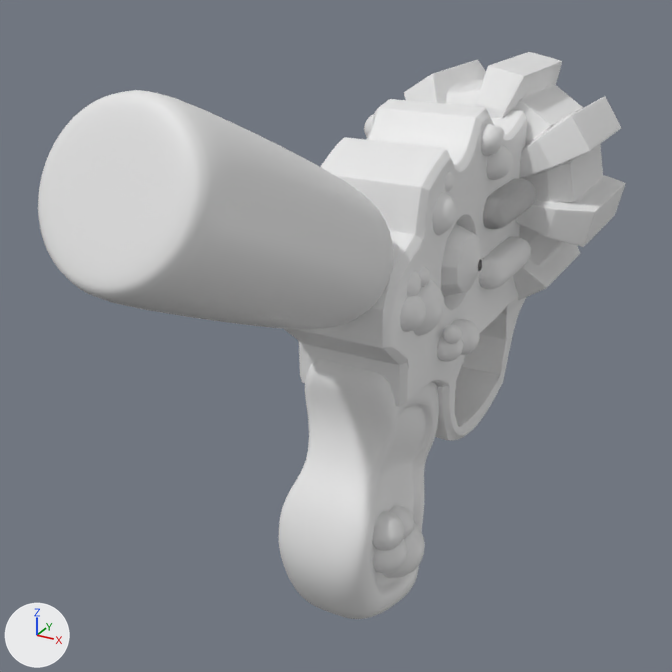
The Blender file Arte Pop/Blender/arma2 B.blend as it was, and as the next commit left it.
Rendered twice from a camera (50 mm lens) standing at (0.0726, -0.1556, 0.0663) and looking at (-0.0103, -0.0047, -0.0091). The lights are fixed; the arrows at lower left show +X, +Y and +Z.
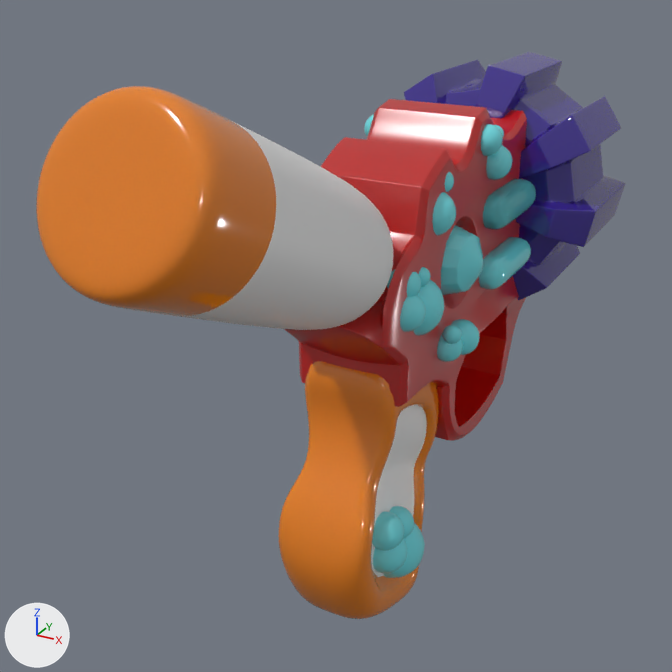
Commit message: Arma borbujistica

The change, as a diff of the scene's bpy script:
```diff
--- a/Arte Pop/Blender/arma2 B.blend.py
+++ b/Arte Pop/Blender/arma2 B.blend.py
@@ mat_arma_2 @@
+mat_arma_2 = principled_material('Arma 2')
+mat_arma_2.base_color = (0.0353, 0.0143, 0.268)  # blue #35208d
+mat_arma_2.roughness = 0.0127
+mat_arma_2.specular_ior_level = 1.0
@@ mat_arma_1 @@
+mat_arma_1 = principled_material('ARMA 1')
+mat_arma_1.base_color = (0.498, 0.00153, 0.0)  # red #bb0500
+mat_arma_1.roughness = 0.282
+mat_arma_1.specular_ior_level = 1.0
@@ me_cube_003 @@
 me_cube_003.from_pydata(...)  # 88 vertices, 79 faces; spans x 0.0..0.047, y -0.142..0.023, z -0.171..0.094
 # used by ob_cube; location = (0.0, 0.0, -0.0272); scale = (0.209, 0.236, 0.236)
+# me_cube_003 part 1: 25 of the faces centred in x 0.012..0.047, y -0.071..0.019, z -0.166..-0.03 switch from no material to mat_arma_3 (orange #e77d00)
+# me_cube_003 part 2: 24 of the faces centred in x 0.012..0.047, y -0.132..-0.072, z -0.134..0.061 switch from no material to mat_arma_3 (orange #e77d00)
+# me_cube_003 part 3: 7 of the faces centred in x 0.012..0.047, y -0.037..0.021, z 0.04..0.084 switch from no material to mat_arma_3 (orange #e77d00)
+# me_cube_003 part 4: 4 of the faces centred in x 0.012..0.047, y 0.004..0.022, z 0.003..0.015 switch from no material to mat_arma_3 (orange #e77d00)
+# me_cube_003 part 5: 2 of the faces centred in x 0.012..0.033, y -0.07, z 0.089 switch from no material to mat_arma_3 (orange #e77d00)
@@ me_plane @@
 # used by ob_plane; location = (0.0, -0.0142, -0.0094); scale = (0.0429, 0.0429, 0.0632)
-me_plane.from_pydata(...)  # 225 vertices, 196 faces; spans x 0.0..0.37, y -0.28..1.67, z -0.46..0.7
+me_plane.from_pydata(...)  # 240 vertices, 214 faces; spans x 0.0..0.38, y -0.31..1.67, z -0.46..0.7
+# me_plane part 6: 6 vertices moved from x 0.24..0.36, y 0.42..0.69, z -0.15..0.28 to x 0.16..0.36, y 0.4..0.69, z -0.15..0.3; 8 vertices removed from x 0.21..0.37, y 0.42..0.57, z 0.13..0.28; 17 vertices added at x 0.0..0.38, y 0.4..0.96, z -0.01..0.3
+# me_plane part 7: 3 vertices moved from x 0.0, y -0.27..-0.1, z -0.07..0.16 to x 0.0, y -0.26..-0.1, z -0.07..0.17; 2 vertices removed from x 0.0, y -0.28..-0.2, z 0.28..0.37; 8 vertices added at x 0.0..0.2, y -0.31..0.0, z 0.21..0.44
+# me_plane part 8: 154 faces spanning x 0.0..0.34, y -0.28..1.67, z -0.46..0.7 switch from no material to mat_arma_1 (red #bb0500)
+# me_plane part 9: 9 faces spanning x 0.19..0.32, y 0.27..0.61, z 0.15..0.38 switch from no material to mat_burbuja (cyan #6ddfe7)
+me_plane.materials.append(mat_arma_3)  # orange #e77d00
@@ me_cylinder @@
 # used by ob_cylinder; location = (0.0, 0.0542, 0.0113); rotation_euler = (-1.571, 0.0, 0.0), in degrees (-90, 0, 0); scale = (0.0225, 0.0225, 0.0132)
-me_cylinder.from_pydata(...)  # 307 vertices, 312 faces; spans x -1.23..1.23, y -1.23..1.23, z -1.26..2.24
+me_cylinder.from_pydata(...)  # 291 vertices, 296 faces; spans x -1.23..1.23, y -1.23..1.23, z -1.26..2.24
+# me_cylinder part 10: 192 faces spanning x -1.23..1.23, y -1.23..1.23, z -1.26..1.52 switch from no material to mat_arma_2 (blue #35208d)
+me_cylinder.materials.append(mat_arma_3)  # orange #e77d00
@@ me_cylinder_001 @@
 # used by ob_cylinder_001; location = (0.0, -0.0633, 0.032); rotation_euler = (1.131, 0.0, 0.0), in degrees (65, 0, 0); scale = (0.0135, 0.0135, 0.0135)
-me_cylinder_001.from_pydata(...)  # 144 vertices, 130 faces; spans x -1.0..1.0, y -0.97..1.07, z -4.97..1.1
+me_cylinder_001.from_pydata(...)  # 160 vertices, 146 faces; spans x -1.0..1.0, y -0.97..1.07, z -4.97..1.1
+# me_cylinder_001 part 11
+# 16 faces are deleted
+# 8 new vertices lie (0.0, -0.03, 3.43) away from vertices in x -1.0..1.0, y -0.93..1.07, z -2.93
+# 8 new vertices lie (0.0, -0.04, 3.43) away from vertices in x -0.92..0.92, y -0.85..1.0, z -2.93
+# 16 new faces join them, mat_arma_3 (orange #e77d00)
+# 16 new faces join them, mat_burbujero (white #e7e7e7)
+# me_cylinder_001 part 12: 33 faces spanning x -1.0..1.0, y -0.97..1.03, z 0.99..1.1 switch from no material to mat_arma_3 (orange #e77d00)
+me_cylinder_001.materials.append(mat_burbujero)  # white #e7e7e7
@@ me_cube @@
 me_cube.from_pydata(...)  # 42 vertices, 40 faces; spans x 0.907..1.729, y -0.282..0.282, z -0.063..0.063
+me_cube.materials.append(mat_burbuja)  # cyan #6ddfe7
@@ me_icosphere @@
 me_icosphere.from_pydata(...)  # 42 vertices, 80 faces; spans x -0.95..0.95, y -1.0..1.0, z -1.0..1.0
+me_icosphere.materials.append(mat_burbuja)  # cyan #6ddfe7
@@ me_cube_008 @@
 me_cube_008.from_pydata(...)  # 42 vertices, 40 faces; spans x 0.907..1.729, y -0.282..0.282, z -0.063..0.063
+me_cube_008.materials.append(mat_burbuja)  # cyan #6ddfe7
```

Boxes (x1, y1, x2, y2) around the edits, measured in the pictures (672 x 672 px; the box of a moved part takes in the faces that stretch with it):
'Cylinder.001', reshaped
    before: (38, 90, 393, 329)
    after: (36, 86, 394, 330)
'Plane', reshaped
    before: (283, 99, 527, 441)
    after: (284, 99, 527, 441)
'Cube.001', recoloured (white to cyan)
    both: (483, 179, 536, 229)
'Cube.002', recoloured (white to cyan)
    both: (483, 179, 536, 229)
'Cube.003', recoloured (white to cyan)
    both: (479, 237, 531, 290)
'Icosphere.002', recoloured (white to cyan)
    both: (372, 511, 404, 550)
'Icosphere.004', recoloured (white to cyan)
    both: (413, 279, 445, 336)
'Icosphere', recoloured (white to cyan)
    both: (383, 523, 425, 578)
'Icosphere.001', recoloured (white to cyan)
    both: (373, 539, 407, 573)
'Icosphere.008', recoloured (white to cyan)
    both: (432, 192, 456, 235)
'Icosphere.005', recoloured (white to cyan)
    both: (400, 295, 426, 332)
'Icosphere.010', recoloured (white to cyan)
    both: (486, 145, 513, 180)
'Icosphere.011', recoloured (white to cyan)
    both: (364, 114, 503, 156)
'Icosphere.013', recoloured (white to cyan)
    both: (451, 319, 480, 355)
'Icosphere.014', recoloured (white to cyan)
    both: (437, 335, 463, 362)
'Icosphere.003', recoloured (white to cyan)
    both: (389, 506, 414, 539)
'Icosphere.006', recoloured (white to cyan)
    both: (387, 270, 421, 296)
'Icosphere.015', recoloured (white to cyan)
    both: (442, 325, 462, 344)
'Icosphere.007', recoloured (white to cyan)
    both: (419, 267, 431, 287)
'Icosphere.009', recoloured
    both: (445, 172, 454, 192)
'Icosphere.012', recoloured
    both: (494, 125, 504, 137)
part 1 of me_cube_003, recoloured
    both: (378, 437, 435, 614)
part 2 of me_cube_003, recoloured (white to orange)
    both: (279, 366, 403, 619)
part 3 of me_cube_003, recoloured
    both: (402, 382, 435, 411)
part 4 of me_cube_003, recoloured
    both: (423, 384, 439, 442)
part 5 of me_cube_003, recoloured
    both: (310, 361, 388, 384)
part 6 of me_plane, moved or reshaped
    before: (446, 234, 488, 319)
    after: (446, 235, 511, 319)
part 7 of me_plane, built on
    before: (283, 231, 414, 407)
    after: (284, 231, 414, 407)
part 8 of me_plane, recoloured (white to red)
    both: (299, 99, 527, 441)
part 9 of me_plane, recoloured (white to cyan)
    both: (441, 232, 468, 293)
part 10 of me_cylinder, recoloured (white to blue)
    both: (404, 52, 626, 301)
part 11 of me_cylinder_001, built on
    before: (156, 114, 376, 329)
    after: (105, 91, 379, 330)
part 12 of me_cylinder_001, recoloured (white to orange)
    both: (38, 92, 203, 295)
